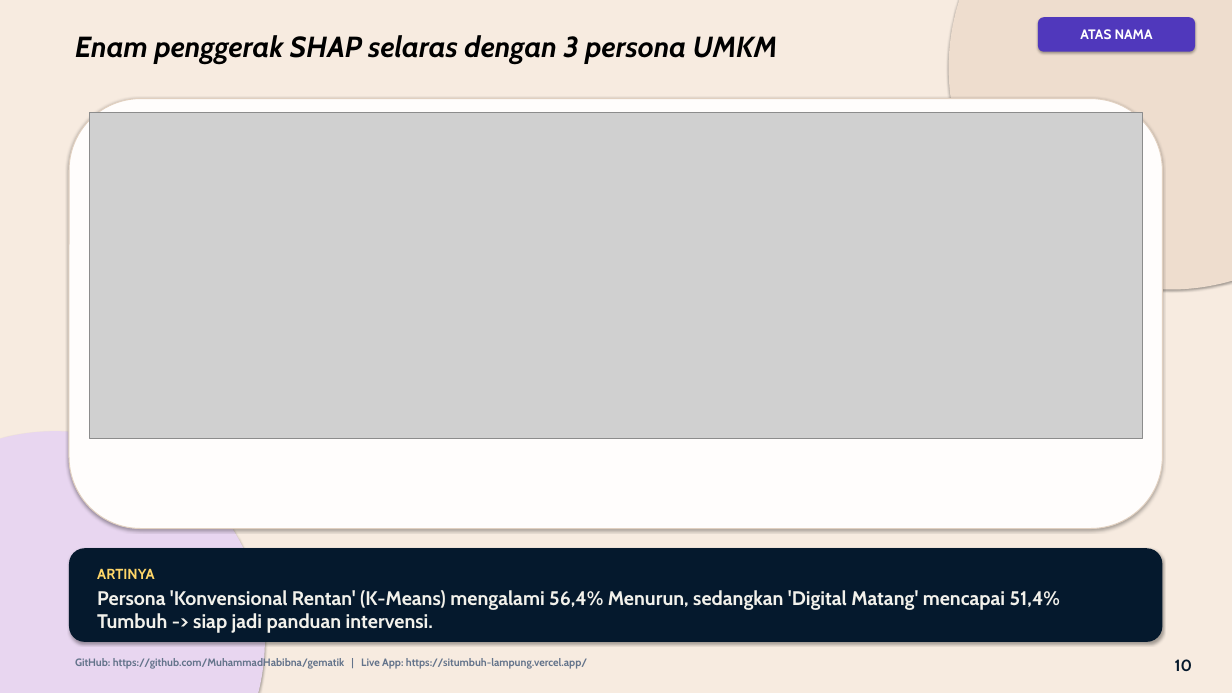
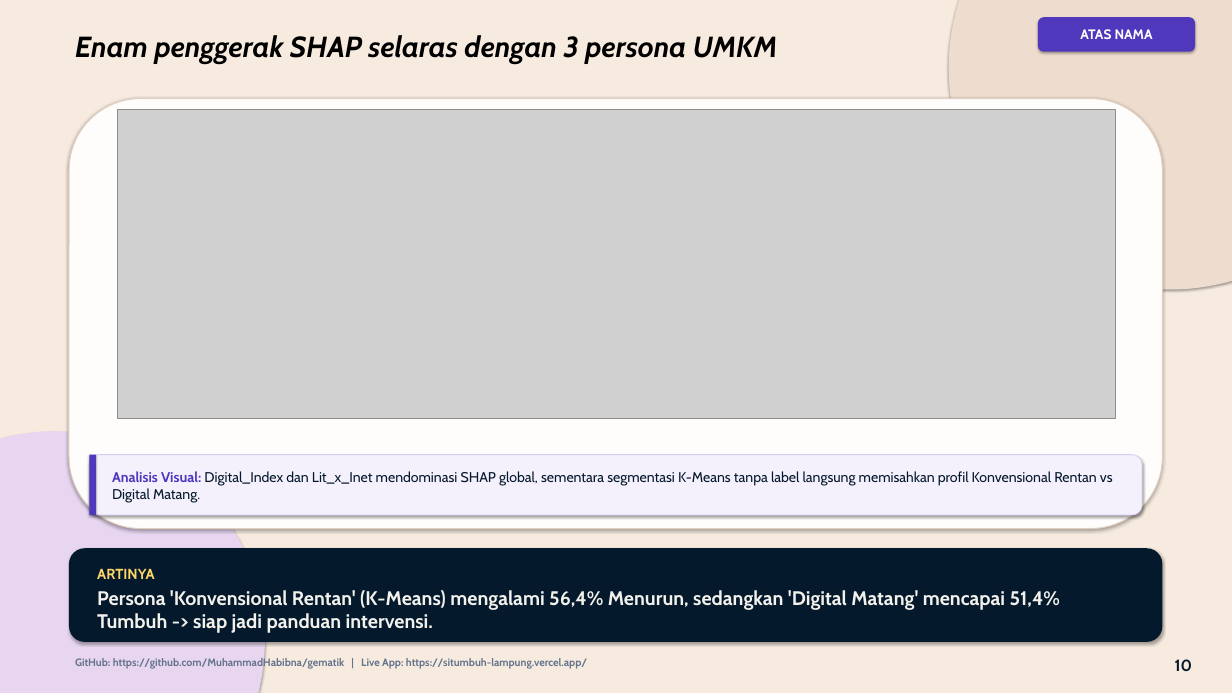
Before and after one commit to MuhammadHabibna/gematik, a slide deck: slide 10 of HASIL_PENELITIAN_ATAS_NAMA/Atas_Nama_Presentasi_Final.pptx. Drawn at 1232x693 pixels with LibreOffice and Linux fonts; fonts in the diff are those of the drawing; grey boxes stand for pictures. Boxes give left, top, right and bottom in pixels: in the first picture for what was removed or moved away, otherwise in the second. Text is boxed around its words. In the diff, an @@ line names an element or a change of style, - is before the commit and + after.

Commit message:
Add 1-sentence Analisis Visual box under every chart in PPTX

```diff
--- a/HASIL_PENELITIAN_ATAS_NAMA/Atas_Nama_Presentasi_Final.pptx
+++ b/HASIL_PENELITIAN_ATAS_NAMA/Atas_Nama_Presentasi_Final.pptx
@@ picture resized from (x1=89, y1=112, x2=1143, y2=438) to (x1=117, y1=110, x2=1115, y2=418) @@
@@ rounded rectangle added at (x1=89, y1=455, x2=1142, y2=515), fill #F4F0FC, outline #D6CEF2 1 pt @@
@@ rectangle added at (x1=89, y1=455, x2=96, y2=515), fill #5038BC @@
@@ text added at (x1=112, y1=471, x2=1113, y2=503), 16.5 pt, text #05192D @@
+Analisis Visual: Digital_Index dan Lit_x_Inet mendominasi SHAP global, sementara segmentasi K-Means tanpa label langsung memisahkan profil Konvensional Rentan vs Digital Matang.
```
Also in this commit, not shown: 7 other slides changed.
